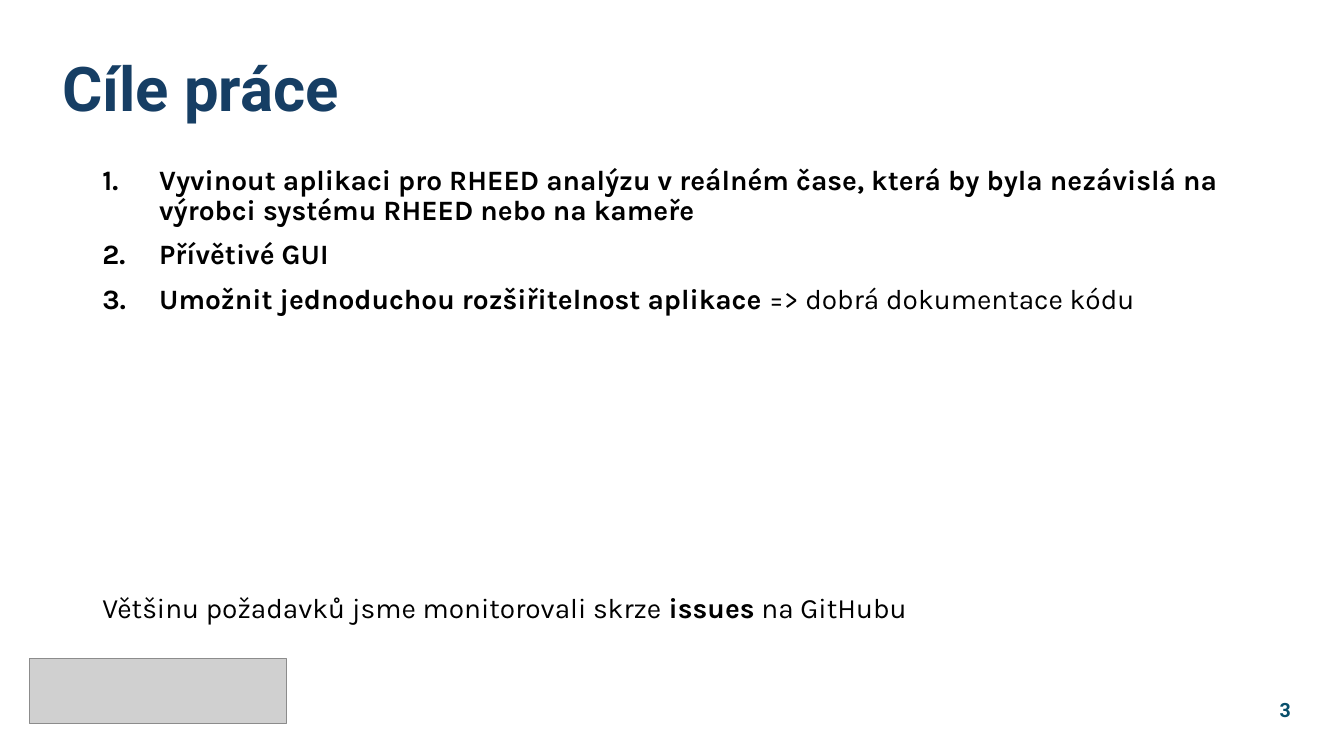
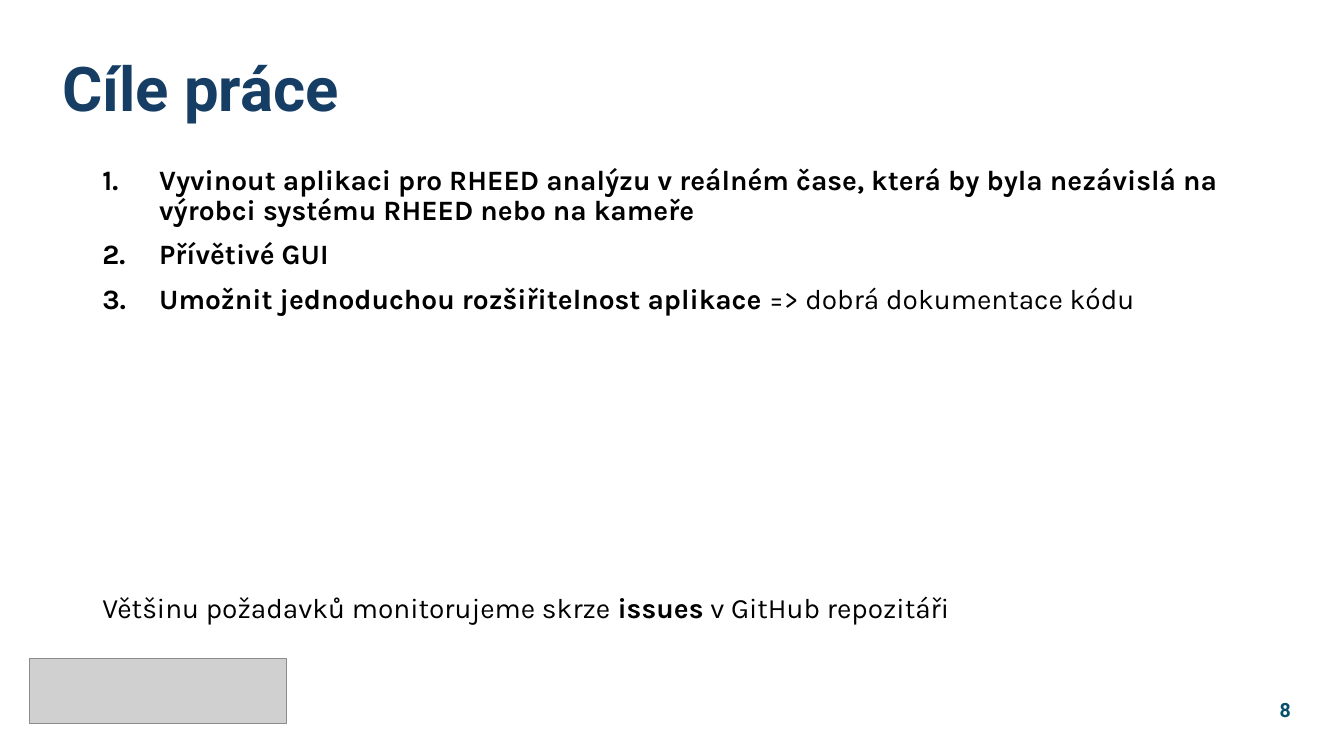
Before and after one commit to gyarab/2024-RP-3E-RHEED, a slide deck: slide 8 of docs/presentation_9-4/rocnikovy_projekt_RHEED_prezentace.pptx (slide 3 before the commit). Drawn at 1344x756 pixels with LibreOffice and Linux fonts; fonts in the diff are those of the drawing; grey boxes stand for pictures. Boxes give left, top, right and bottom in pixels: in the first picture for what was removed or moved away, otherwise in the second. Text is boxed around its words. In the diff, an @@ line names an element or a change of style, - is before the commit and + after.

```diff
--- a/docs/presentation_9-4/rocnikovy_projekt_RHEED_prezentace.pptx
+++ b/docs/presentation_9-4/rocnikovy_projekt_RHEED_prezentace.pptx
@@ text at [102, 596, 949, 625]: text changed @@
-Většinu požadavků jsme monitorovali skrze issues na GitHubu
+Většinu požadavků monitorujeme skrze issues v GitHub repozitáři
@@ page number at [1280, 703, 1291, 718]: text changed @@
-3
+8
```
Also in this commit, not shown: 1 slide added, 5 other files.
